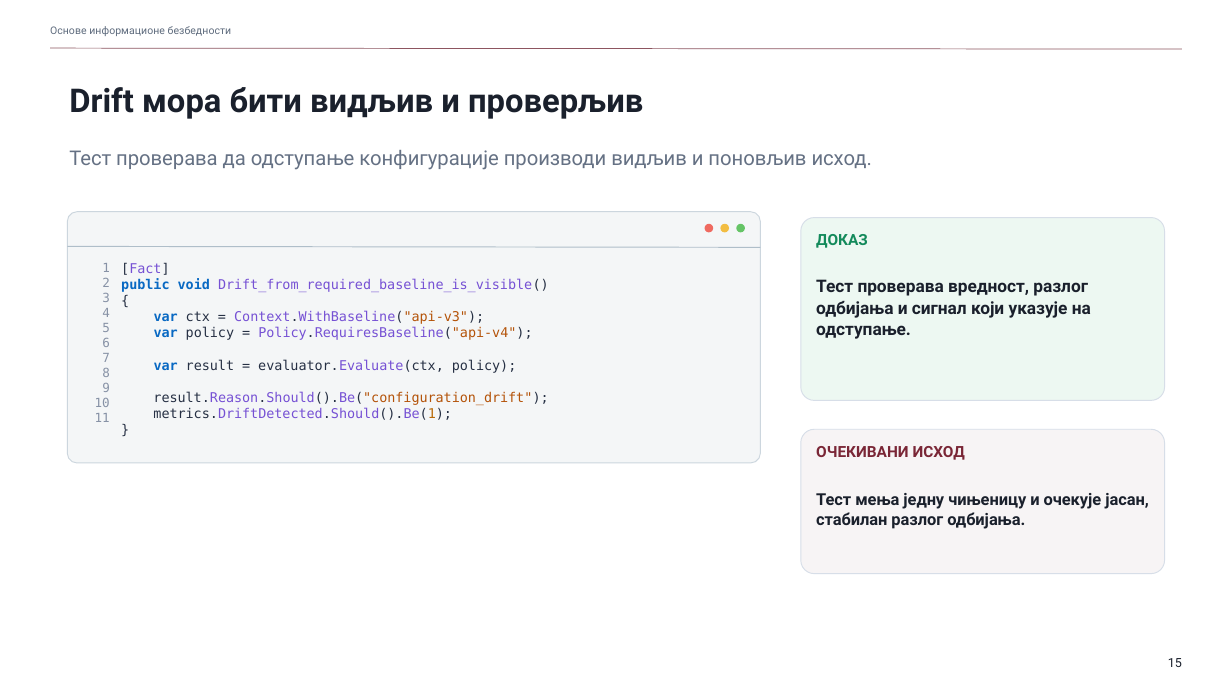
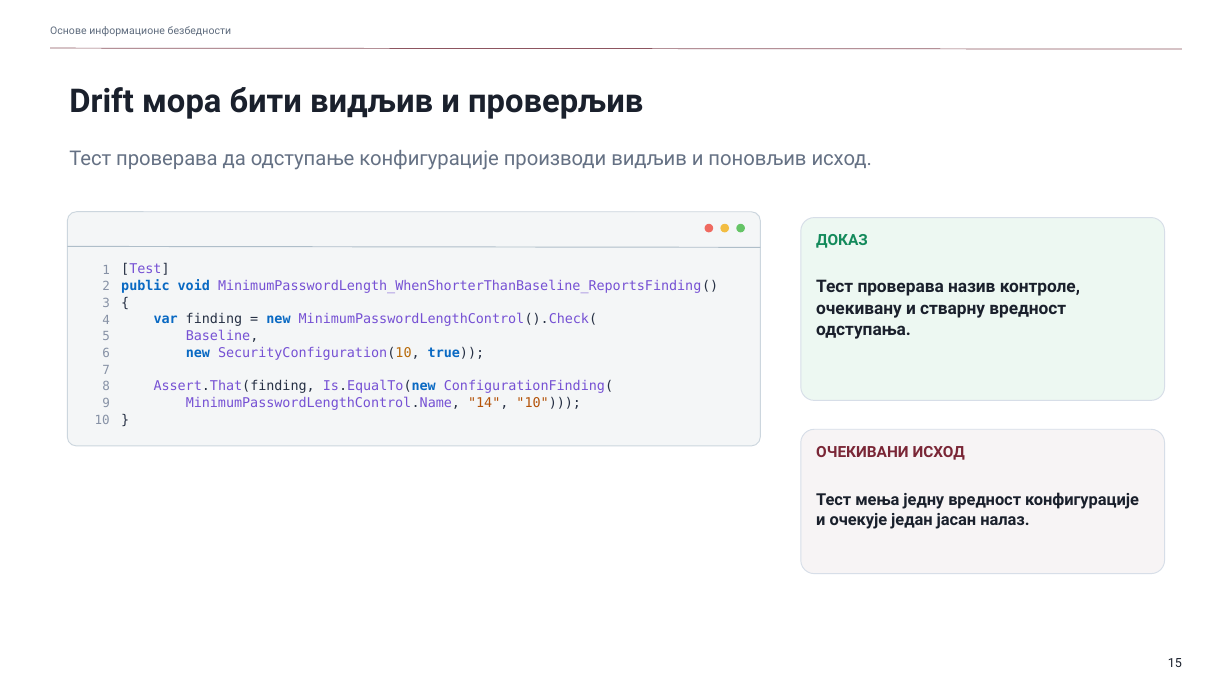
Before and after one commit to owlCoder/ftn-nastavni-materijali, a slide deck: slide 15 of 02 Osnove Informacione Bezbednosti/02 Prezentacije/PPTX/03_Politike_konfiguracija_i_vidljivost.pptx. Drawn at 1232x693 pixels with LibreOffice and Linux fonts; fonts in the diff are those of the drawing. Boxes give left, top, right and bottom in pixels: in the first picture for what was removed or moved away, otherwise in the second. Text is boxed around its words. In the diff, an @@ line names an element or a change of style, - is before the commit and + after.

Commit message:
Align OIB decks with the examples and hold checkpoints every second exercise
Code slides in OIB decks 01-08 now quote the exercise code and its NUnit
tests, concept slides carry statements specific to each concept, and line
numbers stay level with the code. The intro deck lists checkpoints after
exercises 2, 4, 6 and 8 and names the live portal address.

```diff
--- a/02 Osnove Informacione Bezbednosti/02 Prezentacije/PPTX/03_Politike_konfiguracija_i_vidljivost.pptx
+++ b/02 Osnove Informacione Bezbednosti/02 Prezentacije/PPTX/03_Politike_konfiguracija_i_vidljivost.pptx
@@ rounded rectangle: place and size @@
-rounded rectangle at box(67, 212, 761, 463)
+rounded rectangle at box(67, 212, 761, 445)
@@ text "1" at box(95, 265, 110, 424): line spacing 1 to 13pt @@
@@ text "[Test]" at box(121, 262, 718, 410): line spacing 1 to 13pt @@
@@ text at box(121, 262, 718, 293): text changed @@
-[Fact]
-public void Drift_from_required_baseline_is_visible()
+[Test]
+public void MinimumPasswordLength_WhenShorterThanBaseline_ReportsFinding()
@@ text at box(816, 279, 1080, 339): text changed @@
-Тест проверава вредност, разлог одбијања и сигнал који указује на одступање.
+Тест проверава назив контроле, очекивану и стварну вредност одступања.
@@ text at box(154, 312, 613, 410): text changed @@
-var ctx = Context.WithBaseline("api-v3");
-var policy = Policy.RequiresBaseline("api-v4");
-var result = evaluator.Evaluate(ctx, policy);
-result.Reason.Should().Be("configuration_drift");
-metrics.DriftDetected.Should().Be(1);
+var finding = new MinimumPasswordLengthControl().Check(
+Baseline,
+new SecurityConfiguration(10, true));
+Assert.That(finding, Is.EqualTo(new ConfigurationFinding(
+MinimumPasswordLengthControl.Name, "14", "10")));
@@ text at box(95, 413, 110, 422): paragraph removed @@
-11
@@ text at box(816, 492, 1139, 529): text changed @@
-Тест мења једну чињеницу и очекује јасан, стабилан разлог одбијања.
+Тест мења једну вредност конфигурације и очекује један јасан налаз.
```
Also in this commit, not shown: 6 other slides changed, 17 other files.
